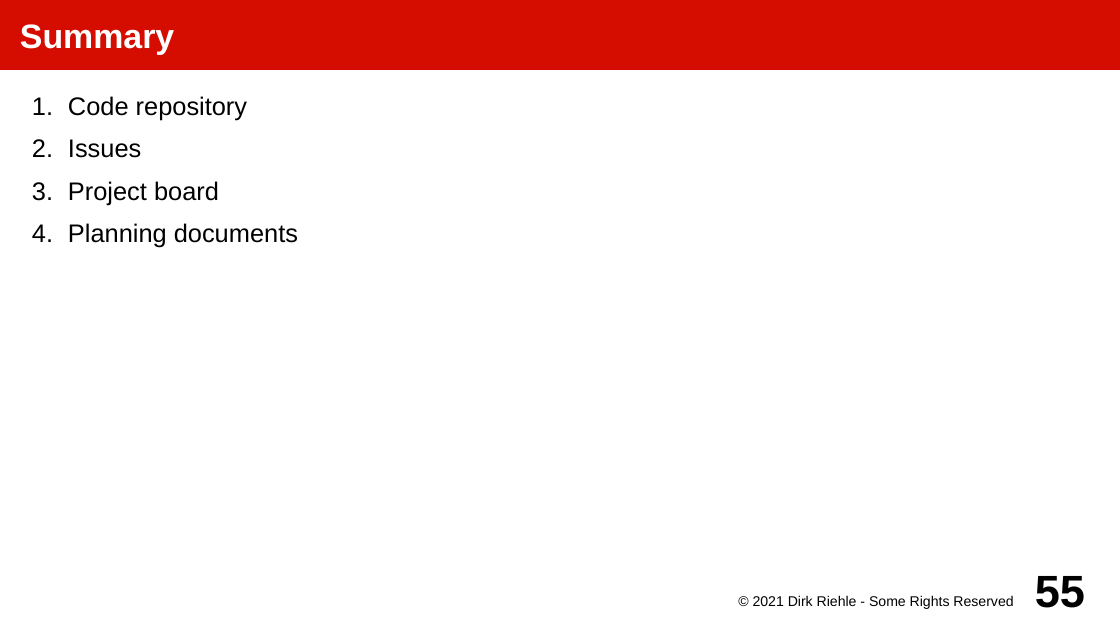
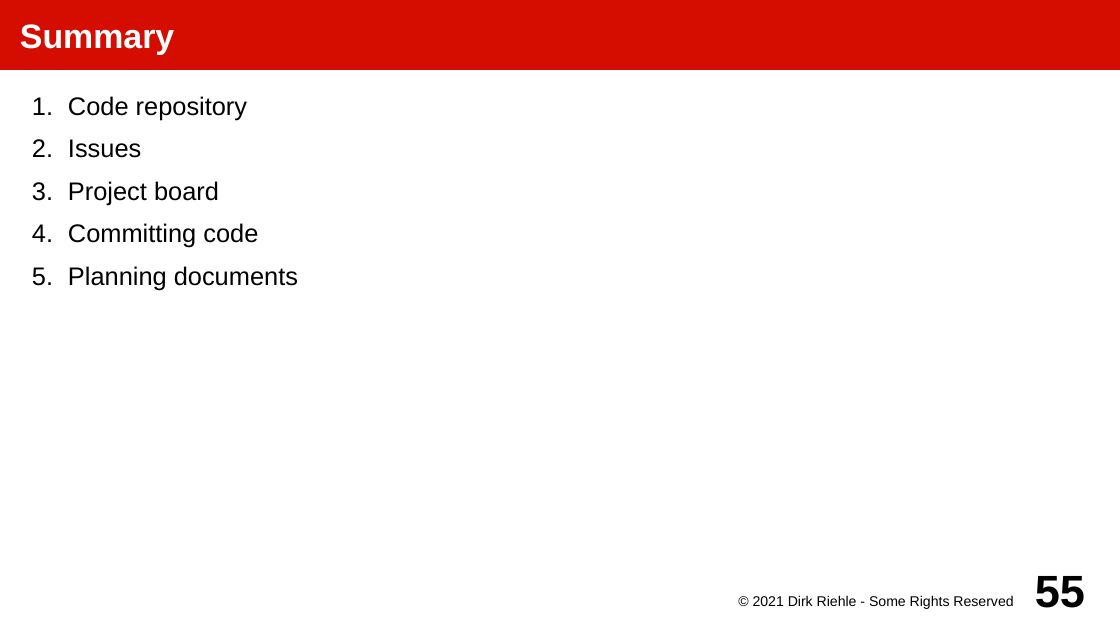
Before and after one commit to dirkriehle/amos-course, a slide deck: slide 55 of Lecture slides/AMOS A02 - Project Setup.odp. Drawn at 1120x630 pixels with LibreOffice and Linux fonts; fonts in the diff are those of the drawing. Boxes give left, top, right and bottom in pixels: in the first picture for what was removed or moved away, otherwise in the second. Text is boxed around its words. In the diff, an @@ line names an element or a change of style, - is before the commit and + after.

```diff
--- a/Lecture slides/AMOS A02 - Project Setup.odp
+++ b/Lecture slides/AMOS A02 - Project Setup.odp
@@ text at box(68, 223, 258, 248): paragraph added @@
+4. Committing code
```
Also in this commit, not shown: 1 other slide changed, 1 other file.
